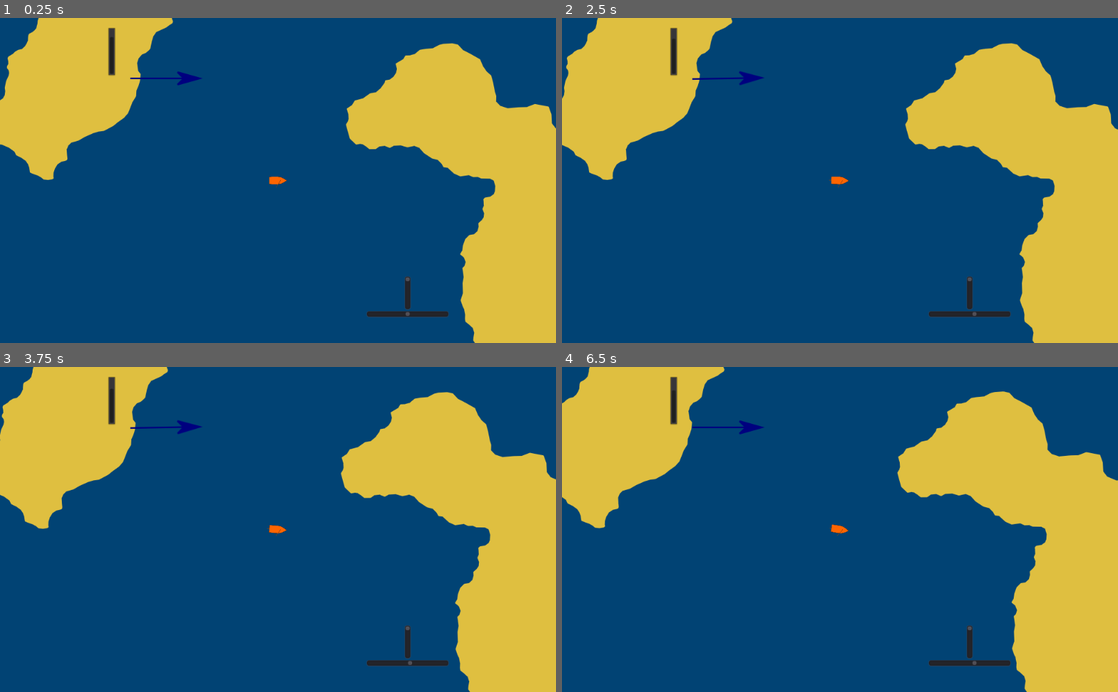
Above: before the commit, frames 1-4 (two rows, left to right).
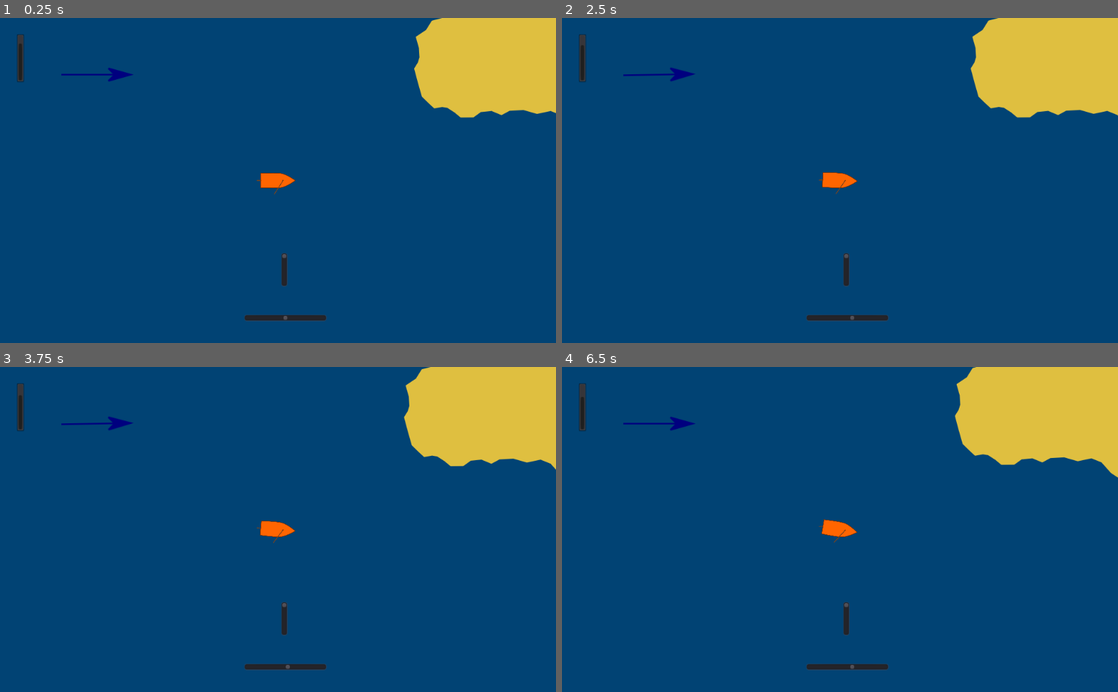
Above: after the commit, the same moments.

Repository: Windy1966/boot
Game: Godot game, scene res://Root.tscn
Same seed, same stepped clock (60 frames per second), same inputs: the game is played once before the commit and once after it.
Inputs:
- Up to frame 1 (0.25 s): no input
- Up to frame 2 (2.5 s): tap Enter at 0.5 s; hold D (rechts) 0.53-1.28 s; hold O (test_wind_minus) 0.53-1.28 s; hold S (unten) 1.28-2.03 s; tap P (test_wind_plus) at 1.35 s; hold D (rechts) from 2.03 s (still down); hold O (test_wind_minus) from 2.03 s (still down)
- Up to frame 3 (3.75 s): release D (rechts) at 2.78 s; release O (test_wind_minus) at 2.78 s; hold W (oben) 2.78-3.53 s; tap P (test_wind_plus) at 2.85 s; hold A (links) from 3.53 s (still down); hold O (test_wind_minus) from 3.53 s (still down)
- Up to frame 4 (6.5 s): release O (test_wind_minus) at 4.28 s; tap P (test_wind_plus) at 4.35, 5.85 s; release A (links) at 5.03 s; hold S (unten) 5.03-5.78 s; hold O (test_wind_minus) 5.03-5.78 s; hold D (rechts) from 5.78 s (still down)

The runs differ from the first frame. In frame 1, 30% of the frame differs, in the area x 0-100%, y 0-100%; in frame 2, 30%; in frame 3, 31%; in frame 4, 31%.

Commit message:
zoom eingerichtet auf Seekarte

Diff:
--- a/HUD.tscn
+++ b/HUD.tscn
@@ -4,22 +4,24 @@
 [ext_resource path="res://HUD.gd" type="Script" id=2]
 
 [node name="HUD" type="Control"]
-anchor_right = 1.0
-anchor_bottom = 1.0
+anchor_left = 0.5
+anchor_top = 0.5
+anchor_right = 0.5
+anchor_bottom = 0.5
 script = ExtResource( 2 )
 __meta__ = {
 "_edit_use_anchors_": false
 }
 
 [node name="Sp_Windrichtung" type="Sprite" parent="."]
-position = Vector2( 128, 117 )
+position = Vector2( -337, -193 )
 texture = ExtResource( 1 )
 
 [node name="HScrollBar" type="HScrollBar" parent="."]
-margin_left = 496.0
-margin_top = 546.0
-margin_right = 648.0
-margin_bottom = 558.0
+margin_left = -67.0
+margin_top = 250.0
+margin_right = 85.0
+margin_bottom = 262.0
 min_value = -0.785
 max_value = 0.785
 __meta__ = {
@@ -27,10 +29,10 @@
 }
 
 [node name="VScrollBar" type="VScrollBar" parent="."]
-margin_left = 566.0
-margin_top = 482.0
-margin_right = 578.0
-margin_bottom = 544.0
+margin_left = 1.0
+margin_top = 136.0
+margin_right = 13.0
+margin_bottom = 198.0
 min_value = 1.0
 max_value = 10.0
 value = 1.0
@@ -39,14 +41,17 @@
 }
 
 [node name="ProgressBar" type="ProgressBar" parent="."]
-margin_left = 20.0
-margin_top = 112.0
-margin_right = 109.0
-margin_bottom = 126.0
+margin_left = -486.0
+margin_top = -179.0
+margin_right = -397.0
+margin_bottom = -165.0
 rect_rotation = -90.0
 max_value = 10.0
 value = 10.0
 percent_visible = false
+__meta__ = {
+"_edit_use_anchors_": false
+}
 
 [connection signal="value_changed" from="HScrollBar" to="." method="_on_HScrollBar_value_changed"]
 [connection signal="value_changed" from="VScrollBar" to="." method="_on_VScrollBar_value_changed"]
--- a/Seekarte.gd
+++ b/Seekarte.gd
@@ -7,21 +7,25 @@
 var windrichtung:float
 var z_hscrollbar:HScrollBar
 var z_vscrollbar:VScrollBar
+var z_Kamera:Camera2D
+var z_hud:Control
 
 var bootBody: KinematicBody2D
 var cam: Camera2D
+var zoom:int = 1
 
 func _ready():
 	z_windrichtung = get_node("Camera2D/HUD/Sp_Windrichtung")
 	z_hscrollbar = get_node("Camera2D/HUD/HScrollBar")
 	z_vscrollbar = get_node("Camera2D/HUD/VScrollBar")
+	z_Kamera = get_node("Camera2D")
+	z_hud = get_node("Camera2D/HUD")
 
 	bootBody = get_node("Boot/KinematicBody2D")
-	cam = get_node("Camera2D")
 
 
 func _process(delta):
-	cam.global_position = bootBody.global_position
+	z_Kamera.global_position = bootBody.global_position
 	pass
 
 func set_windrichtung():
@@ -49,3 +53,15 @@
 		print("Aktion rechts")
 	if event.is_action_pressed("unten"):
 		print("Aktion unten")
+	if event is InputEventMouse:
+		if event.button_mask == 8:
+			zoom += 1
+			zoom = clamp(zoom, 2, 15)
+			z_Kamera.set_zoom(Vector2(zoom,zoom))
+			z_hud.set_scale(Vector2(zoom,zoom))
+		if event.button_mask == 16:
+			zoom -= 1
+			zoom = clamp(zoom, 2, 15)
+			z_Kamera.set_zoom(Vector2(zoom,zoom))
+			z_hud.set_scale(Vector2(zoom,zoom))
+		print(zoom)
--- a/Seekarte.tscn
+++ b/Seekarte.tscn
@@ -16,11 +16,11 @@
 [node name="Camera2D" type="Camera2D" parent="."]
 position = Vector2( -2000, 544 )
 current = true
-zoom = Vector2( 10, 10 )
+zoom = Vector2( 5, 5 )
 
 [node name="HUD" parent="Camera2D" instance=ExtResource( 1 )]
-margin_left = -3332.0
-margin_top = -3055.0
-margin_right = -3332.0
-margin_bottom = -3055.0
-rect_scale = Vector2( 10, 10 )
+margin_left = 22.9998
+margin_top = -12.0002
+margin_right = 22.9998
+margin_bottom = -12.0002
+rect_scale = Vector2( 5, 5 )
